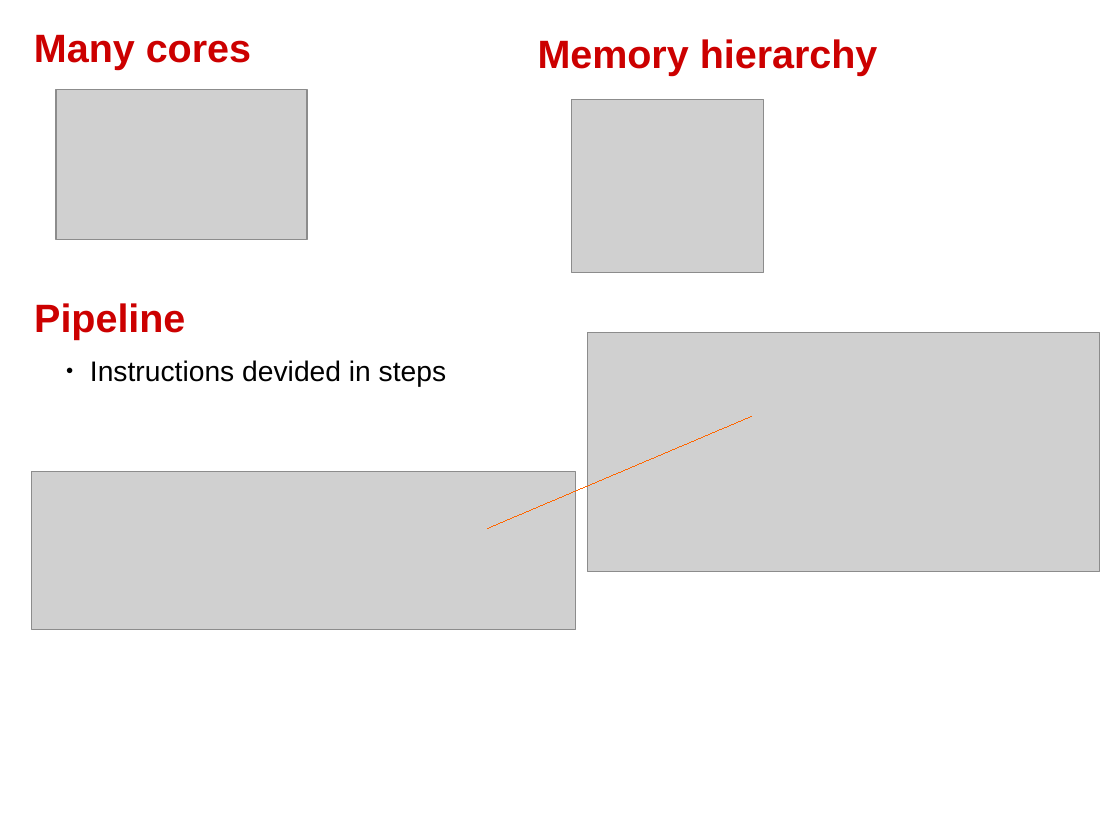
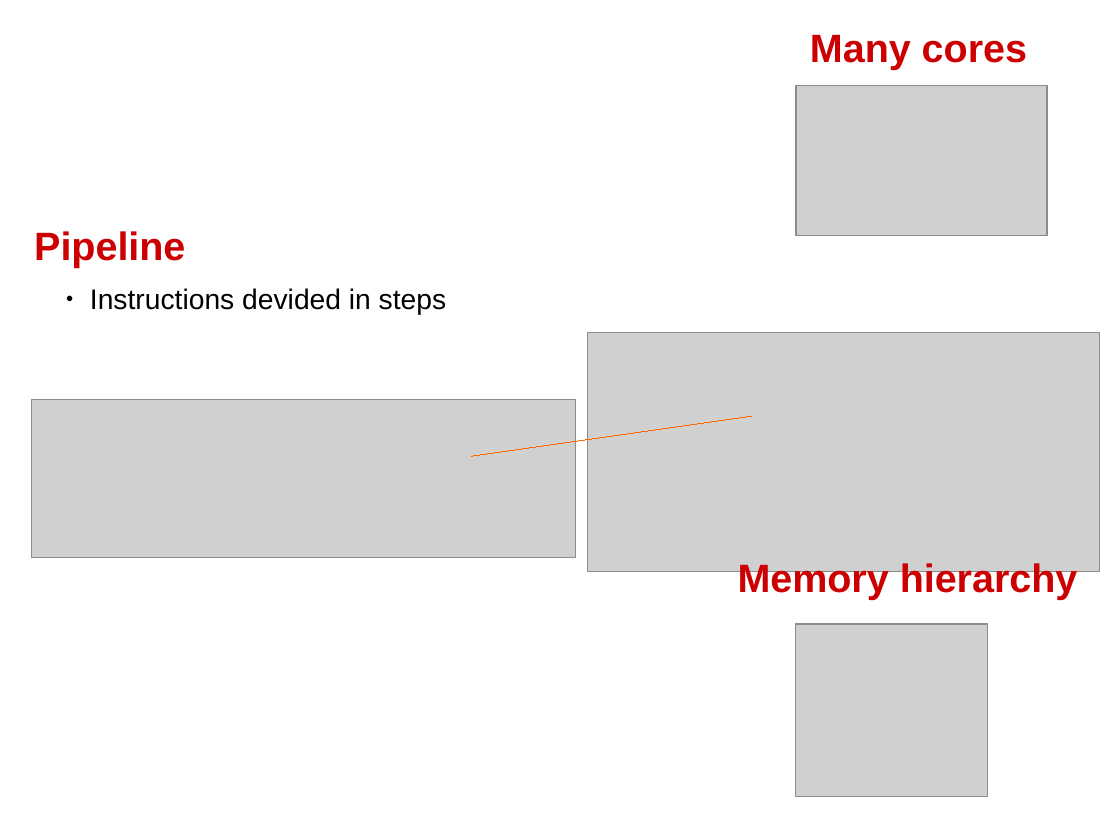
Before and after one commit to swhatelse/M2_internship, a slide deck: slide 4 of org/Presentations/defense/model/HPC.odp. Drawn at 1120x840 pixels with LibreOffice and Linux fonts; fonts in the diff are those of the drawing; grey boxes stand for pictures. Boxes give left, top, right and bottom in pixels: in the first picture for what was removed or moved away, otherwise in the second. Text is boxed around its words. In the diff, an @@ line names an element or a change of style, - is before the commit and + after.

```diff
--- a/org/Presentations/defense/model/HPC.odp
+++ b/org/Presentations/defense/model/HPC.odp
@@ text "Many cores": place and size @@
-text "Many cores" at <box>34,34,251,69</box>
+text "Many cores" at <box>810,34,1027,69</box>
@@ picture: place and size @@
-picture at <box>572,100,764,272</box>
+picture at <box>797,85,1048,237</box>
@@ text "Pipeline": place and size @@
-text "Pipeline" at <box>34,303,185,340</box>
+text "Pipeline" at <box>34,231,185,268</box>
@@ text "Instructions devided in steps": place and size @@
-text "Instructions devided in steps" at <box>90,360,447,387</box>
+text "Instructions devided in steps" at <box>90,288,447,315</box>
@@ picture: place and size @@
-picture at <box>32,472,575,629</box>
+picture at <box>32,400,575,558</box>
@@ line moved from (488, 528) - (752, 416) to (473, 456) - (752, 416) @@
@@ text "Memory hierarchy": place and size @@
-text "Memory hierarchy" at <box>538,39,878,76</box>
+text "Memory hierarchy" at <box>738,563,1078,600</box>
@@ picture: place and size @@
-picture at <box>56,89,307,241</box>
+picture at <box>796,624,988,797</box>
```
Also in this commit, not shown: 3 other slides changed, 3 slides added, 1 slide removed.
